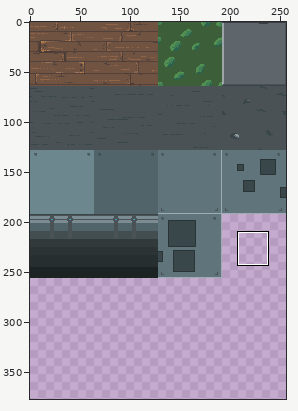
File history of a sprite sheet, Assets/Tiles/Untitled.png. Above: a wide view before the commit, with the close-up outlined.
Close-up. Earlier state:
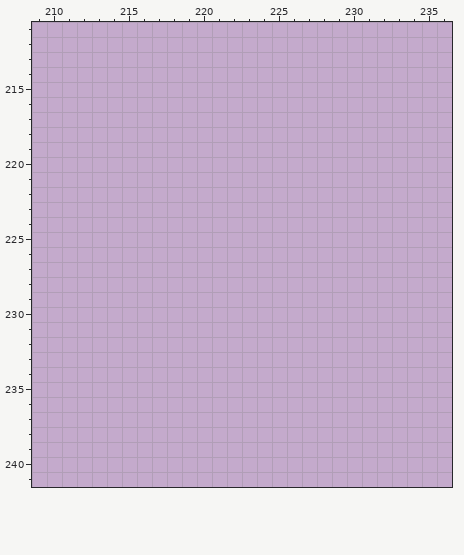
The file is 256x512 pixels. Colours within 5 levels of each other are drawn and written as one. Shown: x 209..236, y 211..241. The wide view leaves out empty margins. The commit also changed other parts of the picture, which this record leaves out.
Once edited:
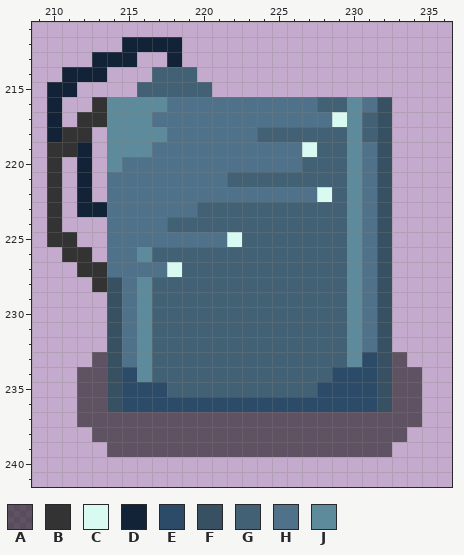
Palette (. is transparent): A #00000083  B #333333  C #d8faf0  D #132337  E #2b4b68  F #385162  G #436175  H #4f728a  J #5d8b9c
What changed:
The edit adds colour A in row 233 at x 213 and 233; in rows 234 to 236 at x 212 to 213 and 233 to 234; in row 237 at x 212 to 234; in row 238 at x 213 to 233; in row 239 at x 214 to 232.
The edit adds colour B in row 216 at x 213; in row 217 at x 212 to 213; in row 218 at x 211 to 212; in row 219 at x 210 to 211; in rows 220 to 224 at x 210; in row 225 at x 210 to 211.
The edit adds colour B in row 226 at x 211 to 212; in row 227 at x 212 to 213; in row 228 at x 213.
The edit adds colour C in row 217 at x 229; in row 219 at x 227; in row 222 at x 228; in row 225 at x 222; in row 227 at x 218.
The edit adds colour D in row 212 at x 215 to 218; in row 213 at x 213 to 215 and 218; in row 214 at x 211 to 213; in row 215 at x 210 to 211; in rows 216 to 218 at x 210; in rows 219 to 222 at x 212.
The edit adds colour D in row 223 at x 212 to 213.
The edit adds colour E in row 233 at x 231; in row 234 at x 215 and 229 to 231; in row 235 at x 215 to 217 and 228 to 231; in row 236 at x 215 to 231.
The edit adds colour F in rows 216 to 227 at x 232; in rows 228 to 236 at x 214 and 232.
The edit adds colour G in row 214 at x 217 to 219; in row 215 at x 216 to 220; in row 216 at x 228 to 229; in row 217 at x 231; in row 218 at x 224 to 229 and 231; in row 219 at x 228 to 229.
The edit adds colour G in row 220 at x 227 to 229; in row 221 at x 222 to 229; in row 222 at x 229; in row 223 at x 220 to 229; in row 224 at x 218 to 229; in row 225 at x 223 to 229.
The edit adds colour G in row 226 at x 217 to 229; in row 227 at x 219 to 229; in rows 228 to 233 at x 217 to 229; in row 234 at x 217 to 228; in row 235 at x 218 to 227.
The edit adds colour H in row 216 at x 218 to 227 and 231; in row 217 at x 217 to 228; in row 218 at x 218 to 223; in row 219 at x 217 to 226 and 231; in row 220 at x 215 to 226 and 231; in row 221 at x 214 to 221 and 231.
The edit adds colour H in row 222 at x 214 to 227 and 231; in row 223 at x 214 to 219 and 231; in row 224 at x 214 to 217 and 231; in row 225 at x 214 to 221 and 231; in row 226 at x 214 to 215 and 231; in row 227 at x 214 to 217 and 231.
The edit adds colour H in rows 228 to 232 at x 215 and 231; in row 233 at x 215.
The edit adds colour J in row 216 at x 214 to 217 and 230; in row 217 at x 214 to 216 and 230; in row 218 at x 214 to 217 and 230; in row 219 at x 214 to 216 and 230; in row 220 at x 214 and 230; in rows 221 to 225 at x 230.
The edit adds colour J in row 226 at x 216 and 230; in row 227 at x 230; in rows 228 to 233 at x 216 and 230; in row 234 at x 216.
Pixel boxes of the changes (left, top, right, bottom) in both close-ups:
added: (47, 37, 422, 457)
